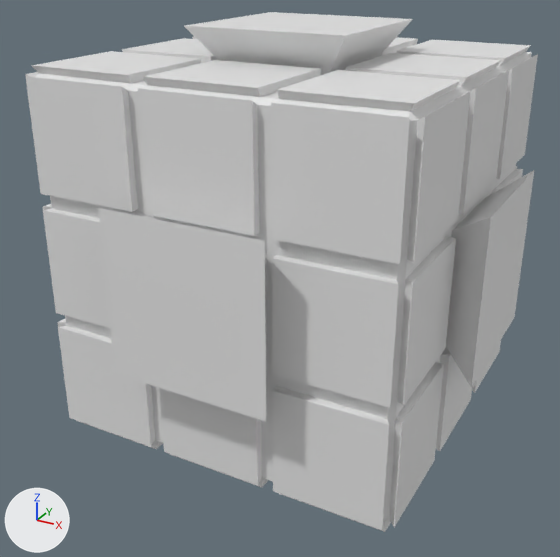
An edit to the FBX model GDGame/Content/Assets/Models/RedCube.fbx, drawn before and after from the same camera.
Rendered twice from a 50 mm camera at (1.64, -3.2, 1.34) aimed at (-0.05, -0.12, -0.19). Arrows for +X, +Y and +Z are at lower left; the lights stay in place. Vertices at the same position are counted once.
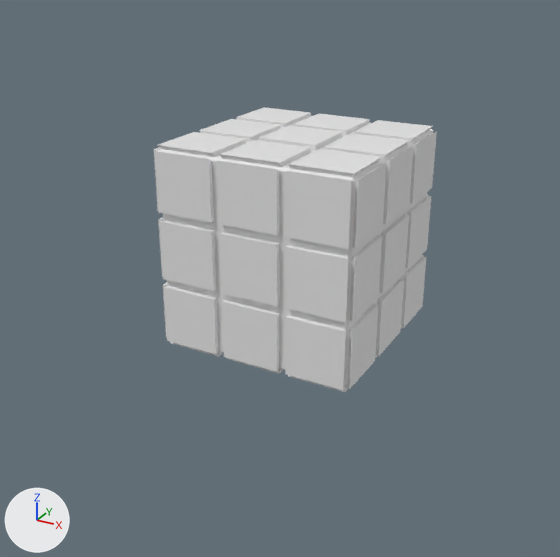
Where the change shows, as pixel boxes [x1, y1, x2, y2] in the pictures (560 x 557 px; the box of a moved part takes in the faces that stretch with it):
'Cube.005', reshaped, rescaled (45% narrower, 45% shorter): before [26, 12, 538, 532]; after [154, 107, 437, 392]
part 1 of me_cube_005, moved or reshaped: before [98, 12, 534, 422]; after [220, 125, 409, 306]

The edits, one by one:
me_cube_005 is used by ob_cube_005; location (0.0, 0.0, 0.0); scale (0.862, 0.862, 0.862).
me_cube_005 had 432 vertices, 434 faces and spanned x -1.16..1.16, y -1.16..1.16, z -1.16..1.16.
me_cube_005 now has 432 vertices, 434 faces and spans x -1.0..1.0, y -1.0..1.0, z -1.0..1.0.
me_cube_005 part 1: 24 of 432 vertices moved; they spanned x -1.16..1.16, y -1.16..1.16, z -1.16..1.16 and now span x -1.0..1.0, y -1.0..1.0, z -1.0..1.0; mean shift (0.0, 0.0, 0.0); largest move (0.43, 1.16, 0.43) -> (0.29, 1.0, 0.29).
Object 'Cube.005' (ob_cube_005) is rescaled from (0.862, 0.862, 0.862) to (0.498, 0.498, 0.498).
